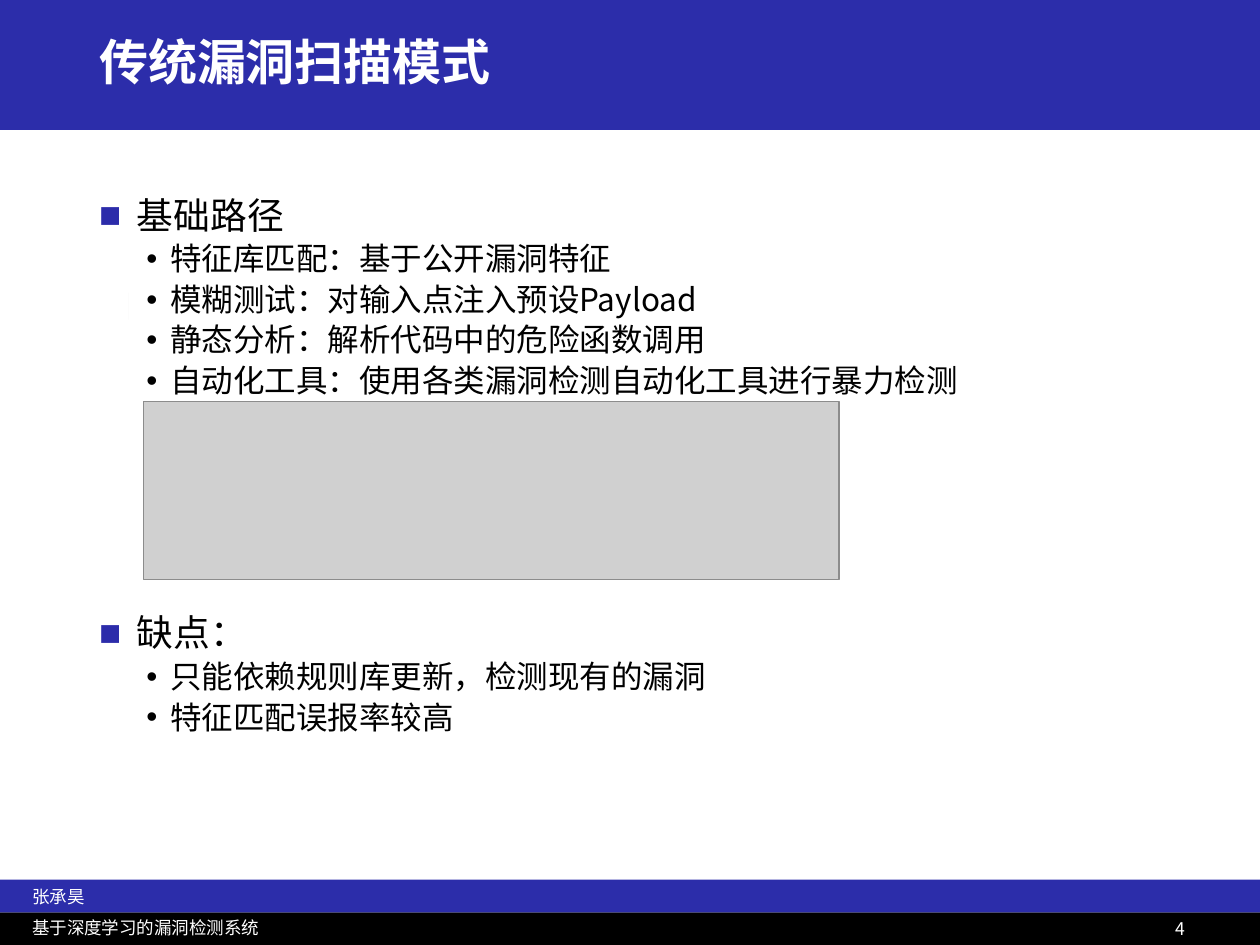
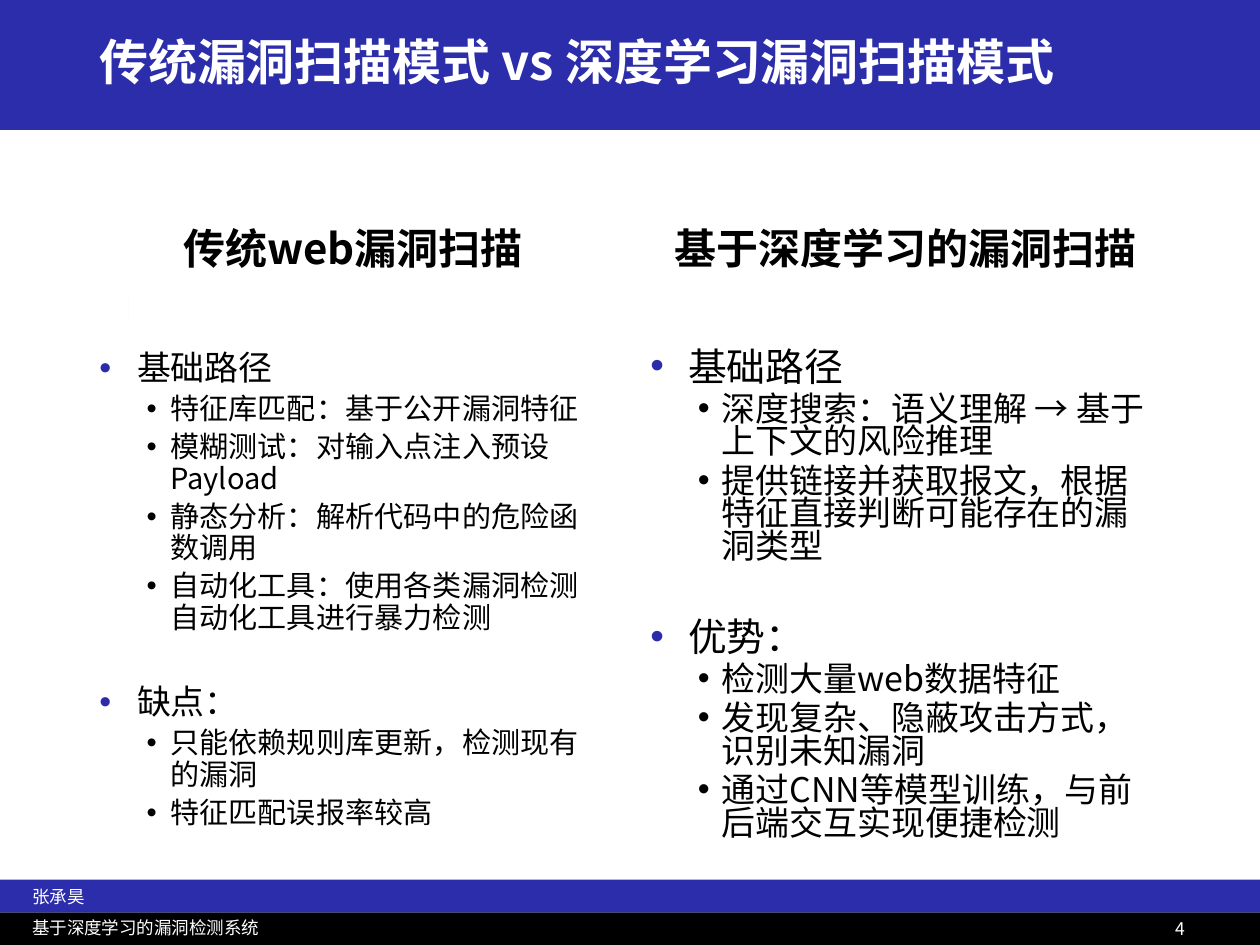
Before and after one commit to IzayoiSakuye/DLwvs, a slide deck: slide 4 of 答辩ppt.pptx. Drawn at 1260x945 pixels with LibreOffice and Linux fonts; fonts in the diff are those of the drawing; grey boxes stand for pictures. Boxes give left, top, right and bottom in pixels: in the first picture for what was removed or moved away, otherwise in the second. Text is boxed around its words. In the diff, an @@ line names an element or a change of style, - is before the commit and + after.

```diff
--- a/答辩ppt.pptx
+++ b/答辩ppt.pptx
@@ title at [99,38,1054,85]: text changed @@
-传统漏洞扫描模式
+传统漏洞扫描模式 vs 深度学习漏洞扫描模式
@@ text added at [183,228,522,268], 24 pt, text #000000, bold @@
+传统web漏洞扫描
@@ text added at [675,228,1137,268], 24 pt, text #000000, bold @@
+基于深度学习的漏洞扫描
@@ text "基础路径": place and size @@
-text "基础路径" at [137,198,958,732]
+text "基础路径" at [137,351,578,826]
@@ text "基础路径" at [137,351,578,826]: size 21 to 19.4 pt in "基础路径", "缺点："; size 18 to 16.6 pt; bullet ■ to • @@
@@ text added at [688,348,1144,838], 19.4 pt, text #000000 @@
+• 基础路径
+  • 深度搜索：语义理解 → 基于上下文的风险推理
+  • 提供链接并获取报文，根据特征直接判断可能存在的漏洞类型
+• 优势：
+  • 检测大量web数据特征
+  • 发现复杂、隐蔽攻击方式，识别未知漏洞
+  • 通过CNN等模型训练，与前后端交互实现便捷检测
@@ picture removed at [144,402,839,580] @@
```
Also in this commit, not shown: 5 other slides changed, 1 slide added, 1 slide removed, 9 other files.
